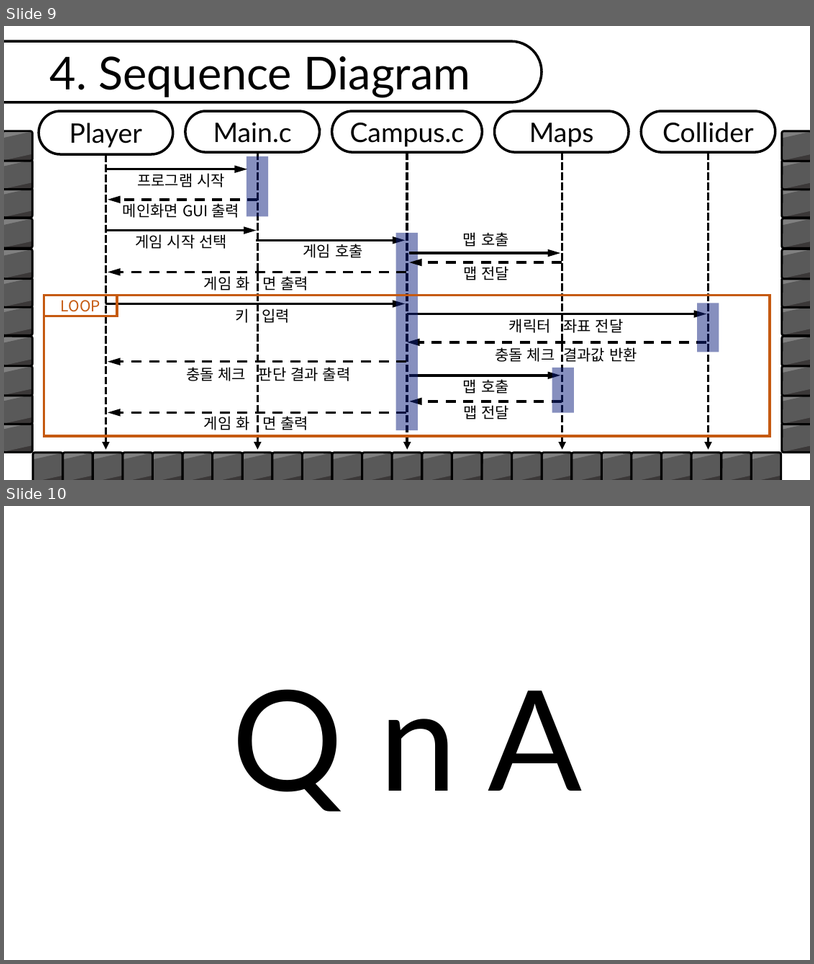
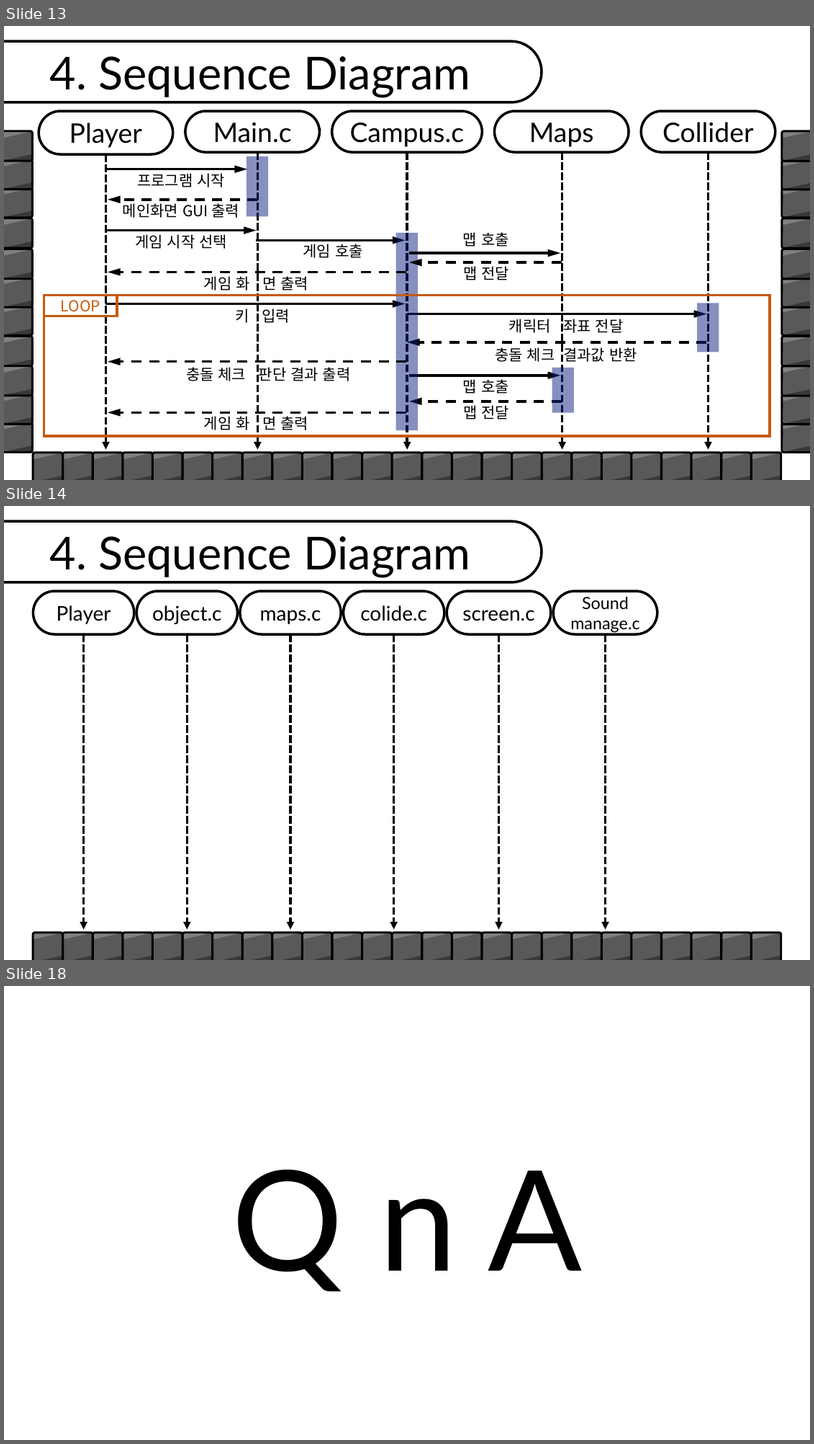
Before and after one commit to simplex3510/Game_Major_1Grade_teamProject, a slide deck: Take Me Campus/Design/팀 프로젝트_202010961_이윤석.pptx. Shown one above the other, each under a label of ours: slides 9 and 10 before the commit, slides 13, 14 and 18 after it; the slides between them are not shown. The pictures are 814x964 and 814x1444 pixels, drawn with LibreOffice and Linux fonts; fonts in the diff are those of the drawing; background and template pictures are left out. Boxes give left, top, right and bottom in pixels: in the first picture for what was removed or moved away, otherwise in the second. Text is boxed around its words. In the diff, an @@ line names an element or a change of style, - is before the commit and + after.

```diff
--- a/Take Me Campus/Design/팀 프로젝트_202010961_이윤석.pptx
+++ b/Take Me Campus/Design/팀 프로젝트_202010961_이윤석.pptx
@@ slide 14 added at [4, 506, 810, 960], background picture (left out) @@
@@ rounded rectangle added at [4, 521, 542, 582], fill #FFFFFF, outline #000000 3 pt @@
@@ text added at [50, 536, 471, 578], 54 pt, text #000000 @@
+4. Sequence Diagram
@@ rounded rectangle added at [33, 591, 134, 634], fill #FFFFFF, outline #000000 3 pt, 24 pt, text #000000 @@
+Player
@@ rounded rectangle added at [136, 591, 237, 634], fill #FFFFFF, outline #000000 3 pt, 24 pt, text #000000 @@
+object.c
@@ rounded rectangle added at [240, 591, 341, 634], fill #FFFFFF, outline #000000 3 pt, 24 pt, text #000000 @@
+maps.c
@@ rounded rectangle added at [343, 591, 445, 634], fill #FFFFFF, outline #000000 3 pt, 24 pt, text #000000 @@
+colide.c
@@ rounded rectangle added at [447, 591, 551, 634], fill #FFFFFF, outline #000000 3 pt, 24 pt, text #000000 @@
+screen.c
@@ rounded rectangle added at [554, 591, 658, 634], fill #FFFFFF, outline #000000 3 pt, 20 pt, text #000000 @@
+Sound
+manage.c
@@ arrow added from (84, 634) to (84, 929), #000000 3 pt dashed @@
@@ arrow added from (188, 634) to (188, 929), #000000 3 pt dashed @@
@@ arrow added from (291, 634) to (291, 929), #000000 3 pt dashed @@
@@ arrow added from (394, 634) to (394, 929), #000000 3 pt dashed @@
@@ arrow added from (499, 634) to (499, 929), #000000 3 pt dashed @@
@@ arrow added from (606, 634) to (606, 929), #000000 3 pt dashed @@
@@ group added at [33, 932, 782, 960]: 75 freeform shapes, 25 rounded rectangles @@
@@ what was slide 9 is now slide 13 @@
@@ what was slide 10 is now slide 18 @@
```
Also in this commit, not shown: 3 slides changed, 7 other slides added, 6 other files.
